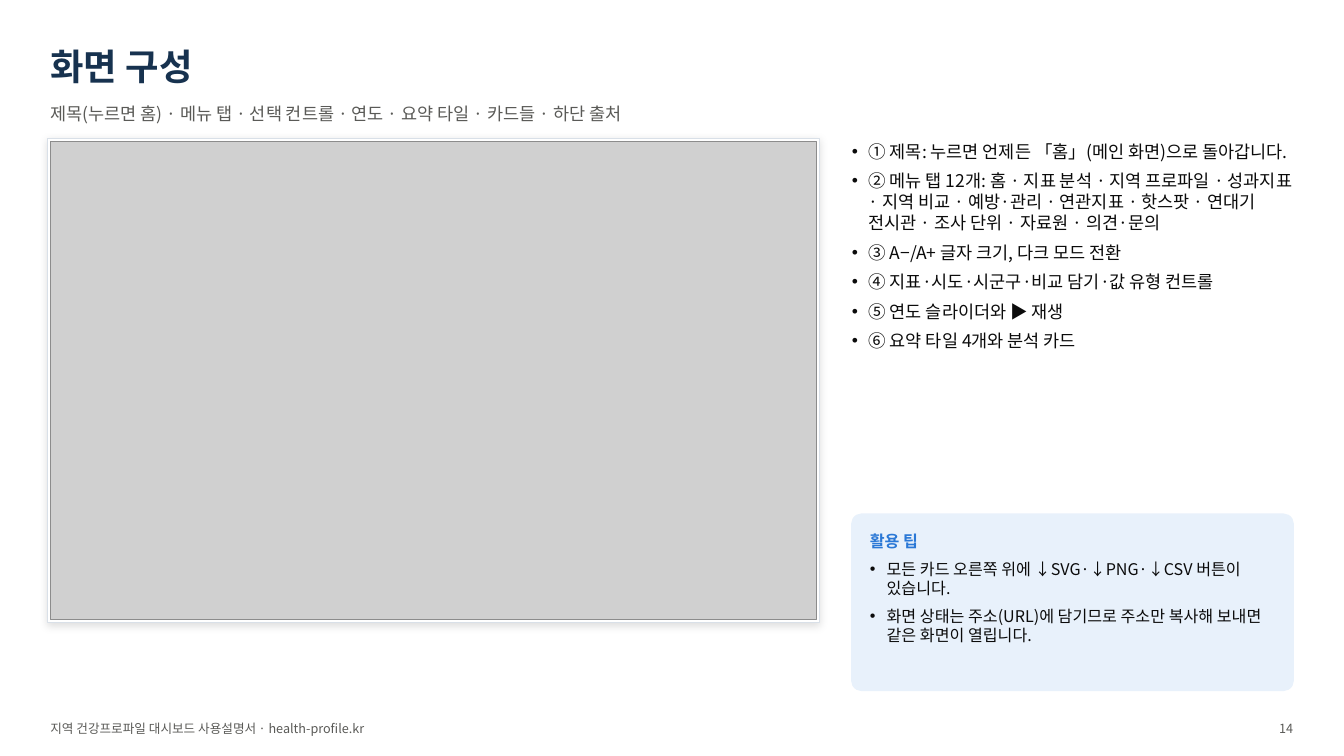
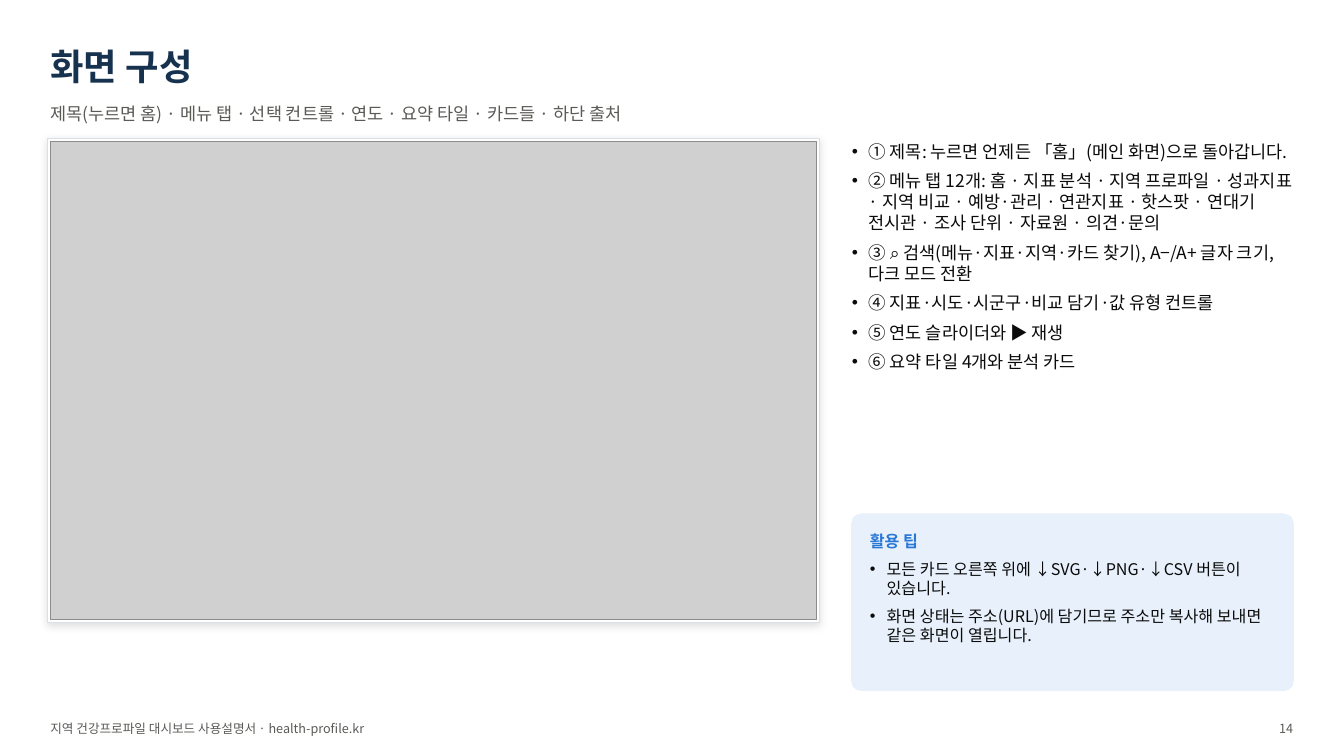
Before and after one commit to soonryu74/soonryu74.github.io, a slide deck: slide 14 of health-dashboard/docs/지역건강프로파일_대시보드_사용설명서_v1.pptx. Drawn at 1344x756 pixels with LibreOffice and Linux fonts; fonts in the diff are those of the drawing; grey boxes stand for pictures. Boxes give left, top, right and bottom in pixels: in the first picture for what was removed or moved away, otherwise in the second. Text is boxed around its words. In the diff, an @@ line names an element or a change of style, - is before the commit and + after.

```diff
--- a/health-dashboard/docs/지역건강프로파일_대시보드_사용설명서_v1.pptx
+++ b/health-dashboard/docs/지역건강프로파일_대시보드_사용설명서_v1.pptx
@@ text at [869, 244, 1274, 282]: text changed @@
-• ③ A−/A+ 글자 크기, 다크 모드 전환
+• ③ ⌕ 검색(메뉴·지표·지역·카드 찾기), A−/A+ 글자 크기, 다크 모드 전환
```
Also in this commit, not shown: 49 other slides changed, 1 slide added, 59 other files.
